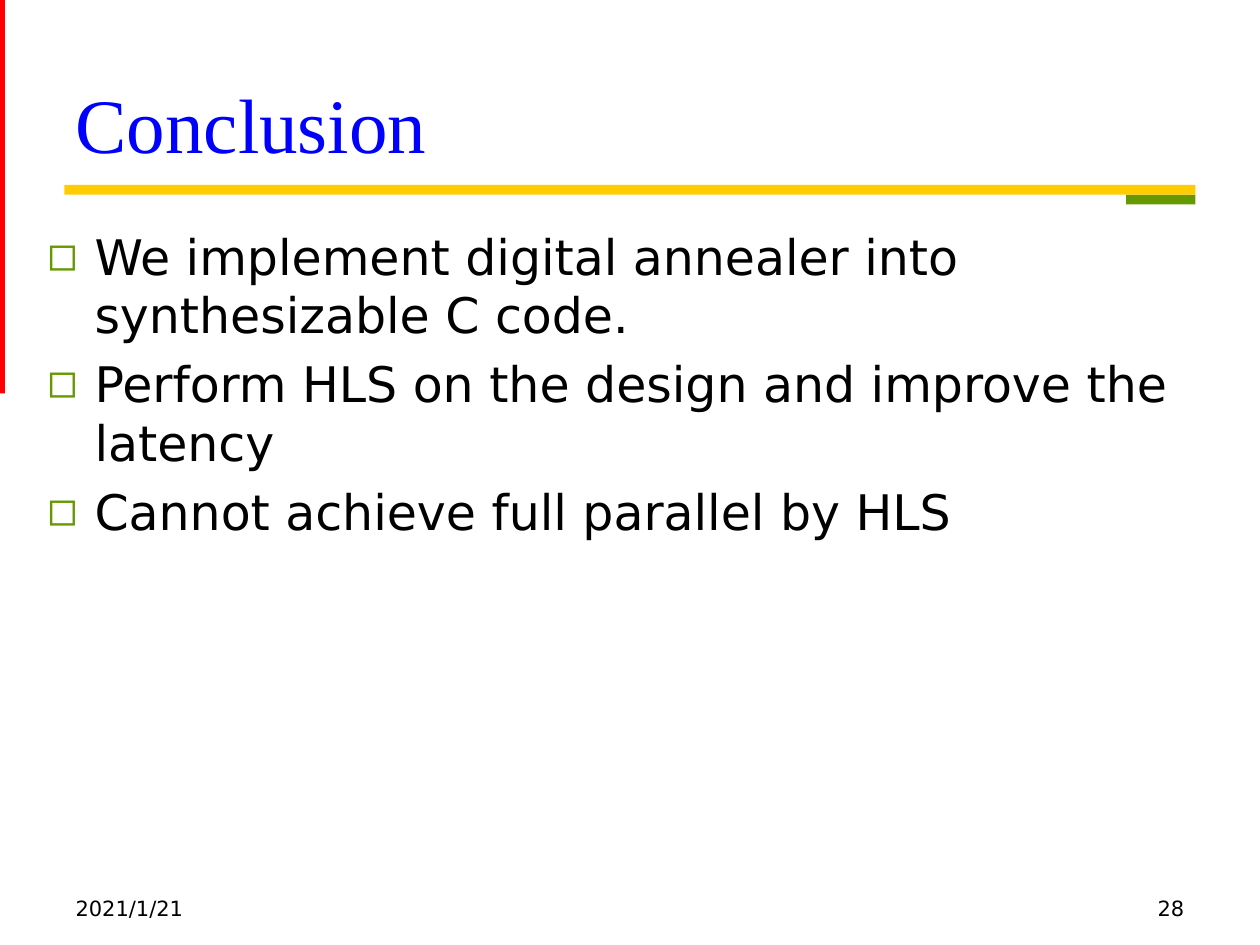
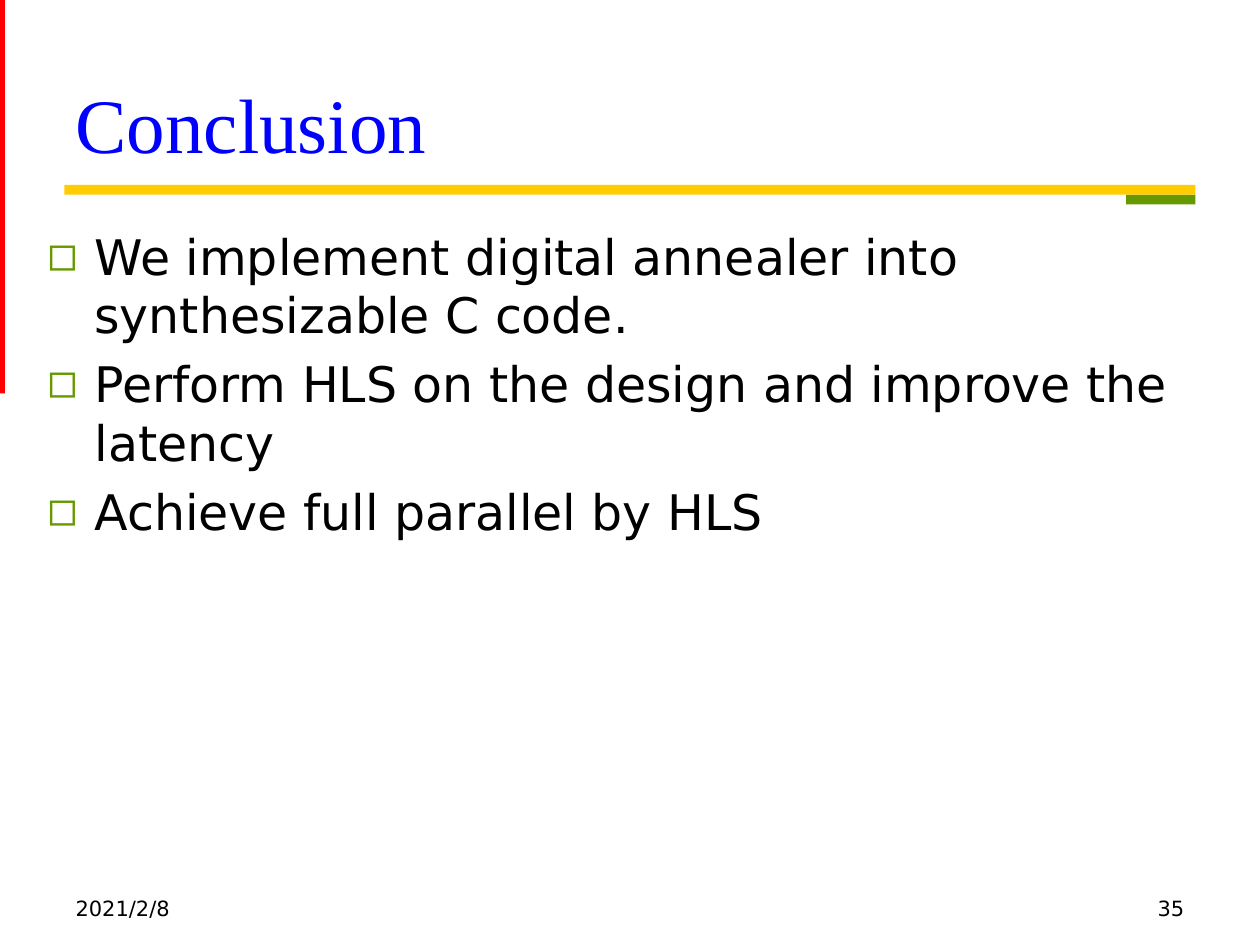
Before and after one commit to mediaic/MSoC-HLS, a slide deck: slide 35 of final-project/slides/Digital Annealer.pptx (slide 28 before the commit). Drawn at 1260x945 pixels with LibreOffice and Linux fonts; fonts in the diff are those of the drawing. Boxes give left, top, right and bottom in pixels: in the first picture for what was removed or moved away, otherwise in the second. Text is boxed around its words. In the diff, an @@ line names an element or a change of style, - is before the commit and + after.

```diff
--- a/final-project/slides/Digital Annealer.pptx
+++ b/final-project/slides/Digital Annealer.pptx
@@ text at [95,492,762,541]: text changed @@
-◻ Cannot achieve full parallel by HLS
+◻ Achieve full parallel by HLS
@@ text at [76,900,170,918]: text changed @@
-2021/1/21
+2021/2/8
@@ page number at [1158,900,1185,917]: text changed @@
-28
+35
```
Also in this commit, not shown: 22 other slides changed, 11 slides added, 4 slides removed, 18 other files.
